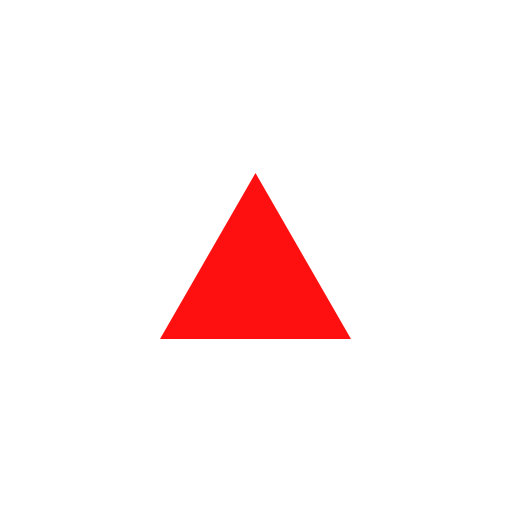
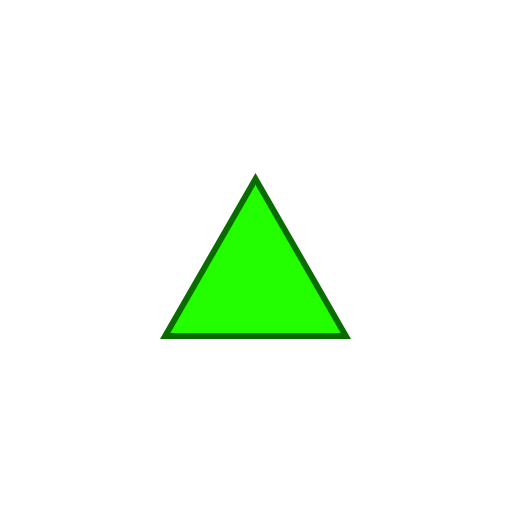
Layers edited between the first and the second 512x512 image:
painted on "Triangle 1" over [160, 173, 351, 339]
